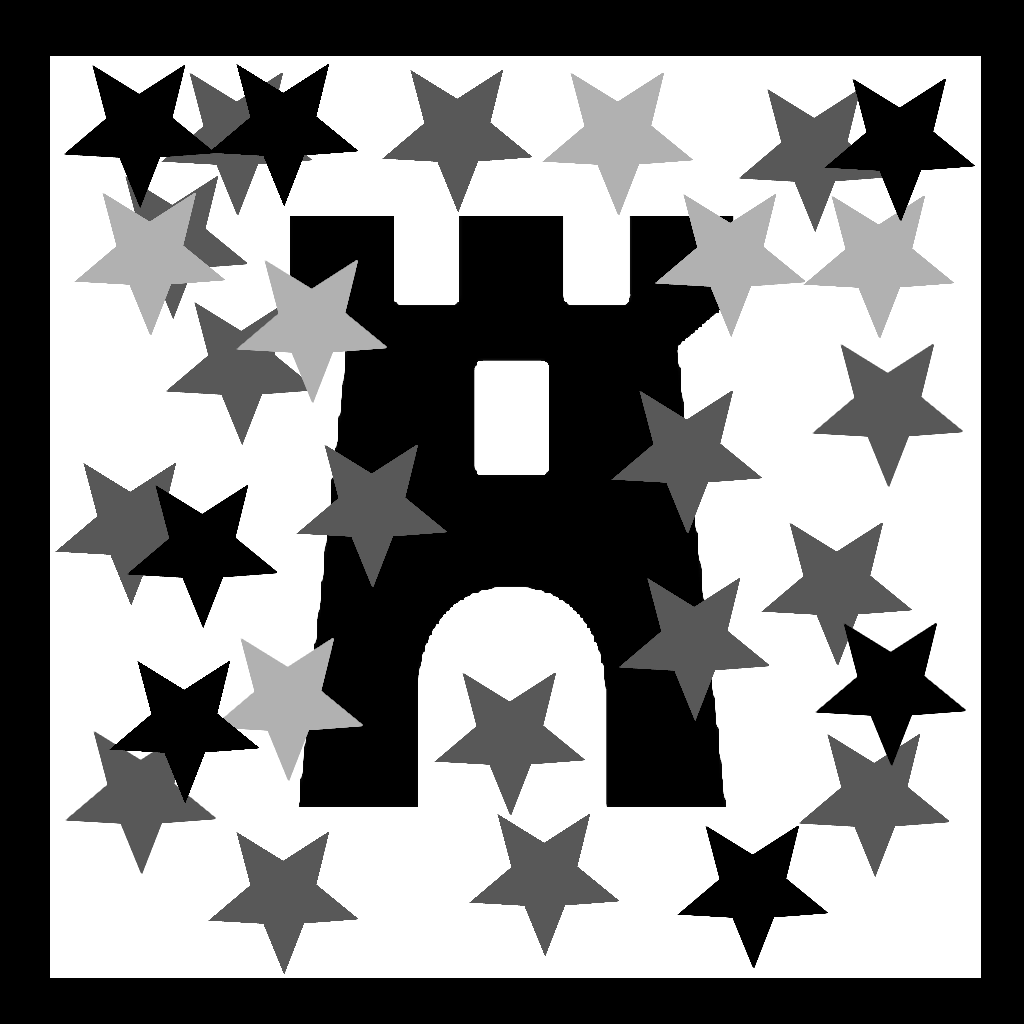
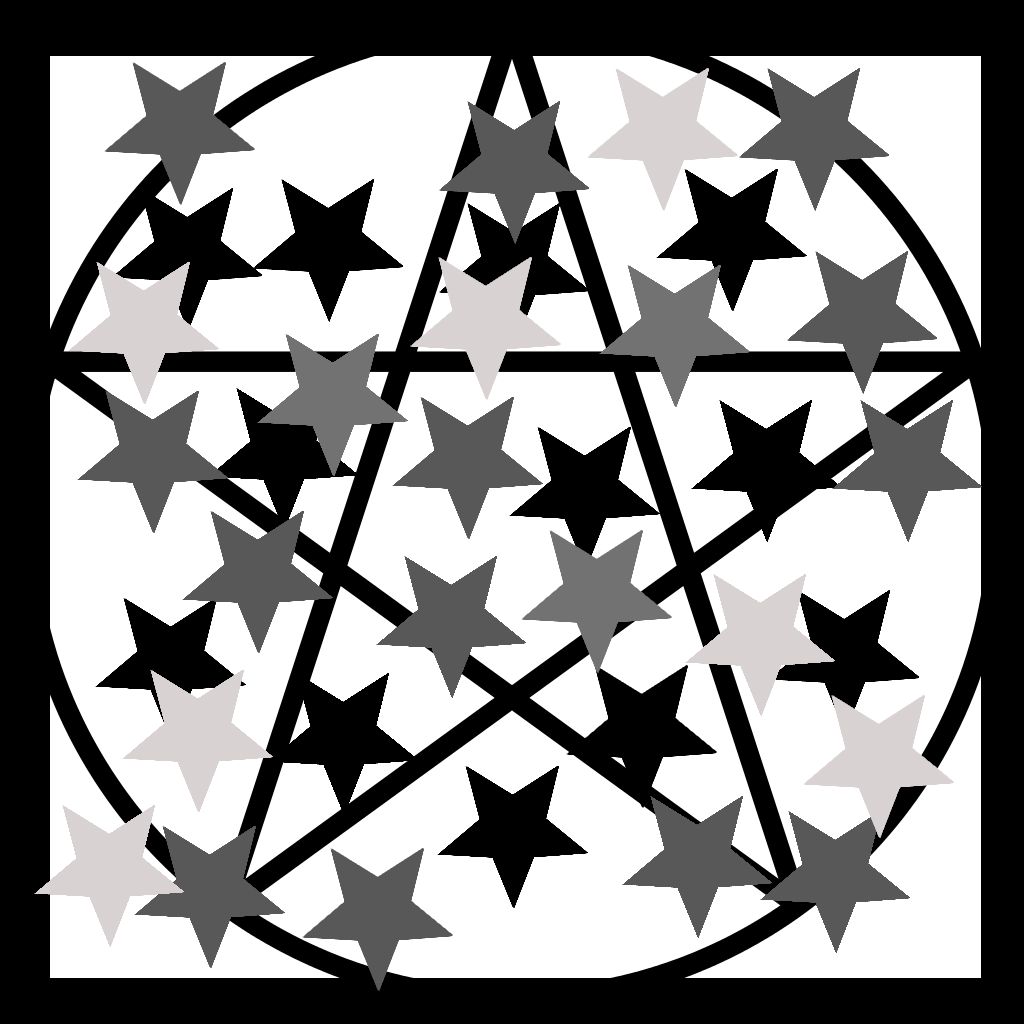
Comparing the layer stacks of the two (1024, 1024) images. Changes:
removed layer "Draw #2" over (55, 64, 975, 974)
renamed "Background" to "Castillo", hid it, moved it above "Bomba 2", painted on it over (34, 56, 982, 991)
renamed "Draw" to "Bomba", hid it, moved it above "Arco 2", painted on it over (34, 56, 982, 991)
added layer "Mago2" above "Mago" over (34, 56, 982, 991)
added layer "Draw" above "Background" over (34, 56, 982, 991)
added layer "Background" over (34, 56, 982, 991)
